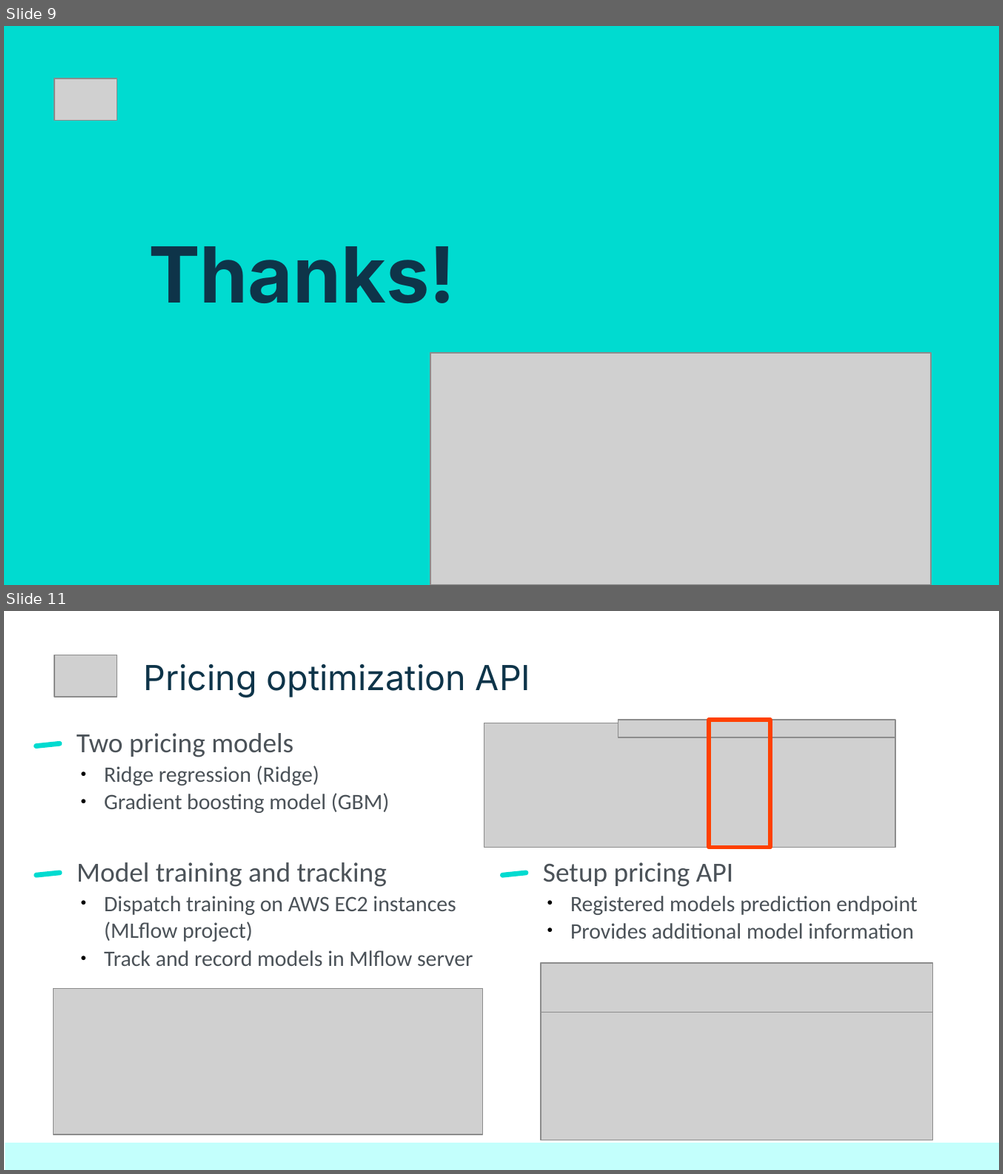
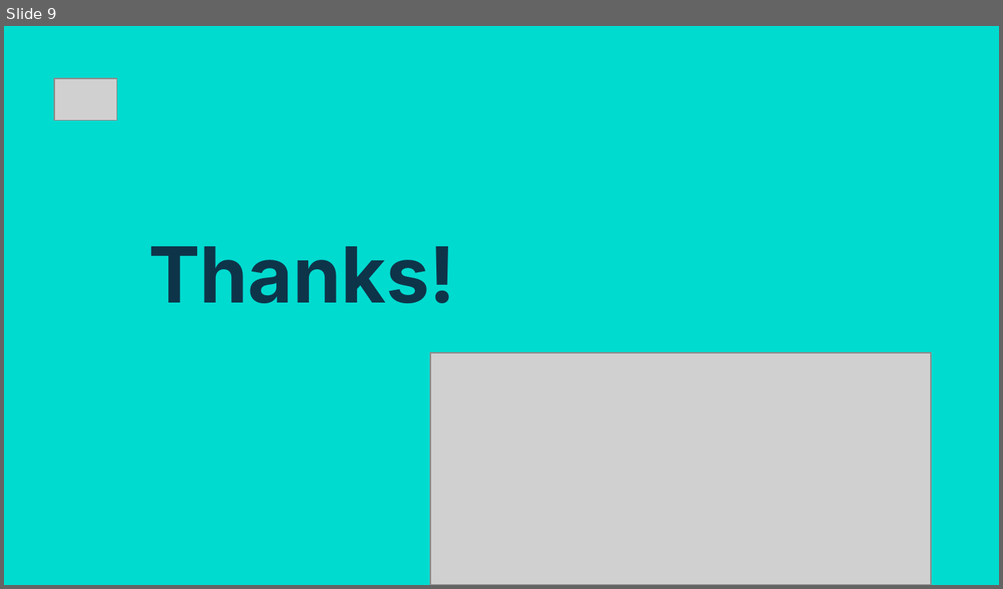
Before and after one commit to netesf13d/jedha-projects, a slide deck: 2-03-Stripe_Business_Case/presentation/Presentation - 2-03 - Stripe Business Case.odp. Shown one above the other, each under a label of ours: slides 9 and 11 before the commit, slide 9 after it; the slides between them are not shown. The pictures are 1003x1174 and 1003x589 pixels, drawn with LibreOffice and Linux fonts; fonts in the diff are those of the drawing; grey boxes stand for pictures. Boxes give left, top, right and bottom in pixels: in the first picture for what was removed or moved away, otherwise in the second. Text is boxed around its words. In the diff, an @@ line names an element or a change of style, - is before the commit and + after.

```diff
--- a/2-03-Stripe_Business_Case/presentation/Presentation - 2-03 - Stripe Business Case.odp
+++ b/2-03-Stripe_Business_Case/presentation/Presentation - 2-03 - Stripe Business Case.odp
@@ slide 11 removed at (x1=4, y1=611, x2=999, y2=1170), background #FFFFFF @@
@@ picture removed at (x1=55, y1=655, x2=117, y2=697) @@
@@ title removed at (x1=144, y1=664, x2=530, y2=698) @@
-Pricing optimization API
@@ picture removed at (x1=617, y1=719, x2=895, y2=738) @@
@@ rectangle removed at (x1=709, y1=719, x2=771, y2=847) @@
@@ rounded rectangle removed at (x1=34, y1=741, x2=63, y2=749) @@
@@ title removed at (x1=77, y1=733, x2=293, y2=758) @@
-Two pricing models
@@ picture removed at (x1=484, y1=723, x2=895, y2=848) @@
@@ title removed at (x1=104, y1=766, x2=319, y2=786) @@
-● Ridge regression (Ridge)
@@ title removed at (x1=104, y1=793, x2=390, y2=813) @@
-● Gradient boosting model (GBM)
@@ rounded rectangle removed at (x1=34, y1=870, x2=63, y2=878) @@
@@ title removed at (x1=77, y1=863, x2=387, y2=887) @@
-Model training and tracking
@@ rounded rectangle removed at (x1=500, y1=870, x2=529, y2=878) @@
@@ title removed at (x1=543, y1=863, x2=733, y2=887) @@
-Setup pricing API
@@ title removed at (x1=104, y1=896, x2=455, y2=942) @@
-● Dispatch training on AWS EC2 instances
-  (MLflow project)
@@ title removed at (x1=570, y1=896, x2=917, y2=915) @@
-● Registered models prediction endpoint
@@ title removed at (x1=570, y1=923, x2=913, y2=939) @@
-● Provides additional model information
@@ title removed at (x1=104, y1=951, x2=472, y2=966) @@
-● Track and record models in Mlflow server
@@ picture removed at (x1=541, y1=963, x2=933, y2=1012) @@
@@ picture removed at (x1=53, y1=989, x2=482, y2=1135) @@
@@ picture removed at (x1=541, y1=1013, x2=933, y2=1141) @@
@@ rectangle removed at (x1=5, y1=1143, x2=999, y2=1170) @@
```
Also in this commit, not shown: 3 slides changed, 2 slides added, 6 other slides removed, 4 other files.
